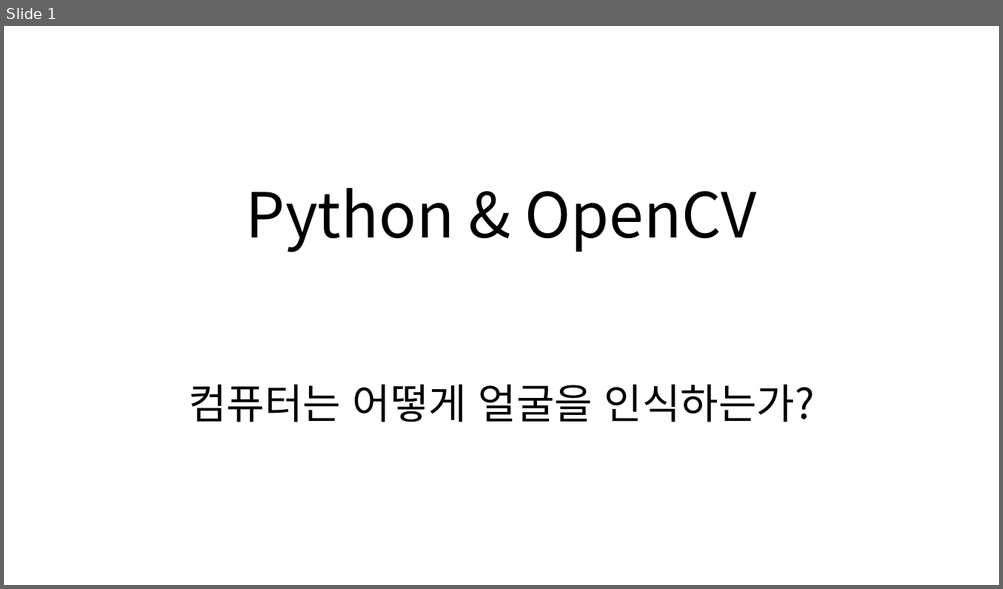
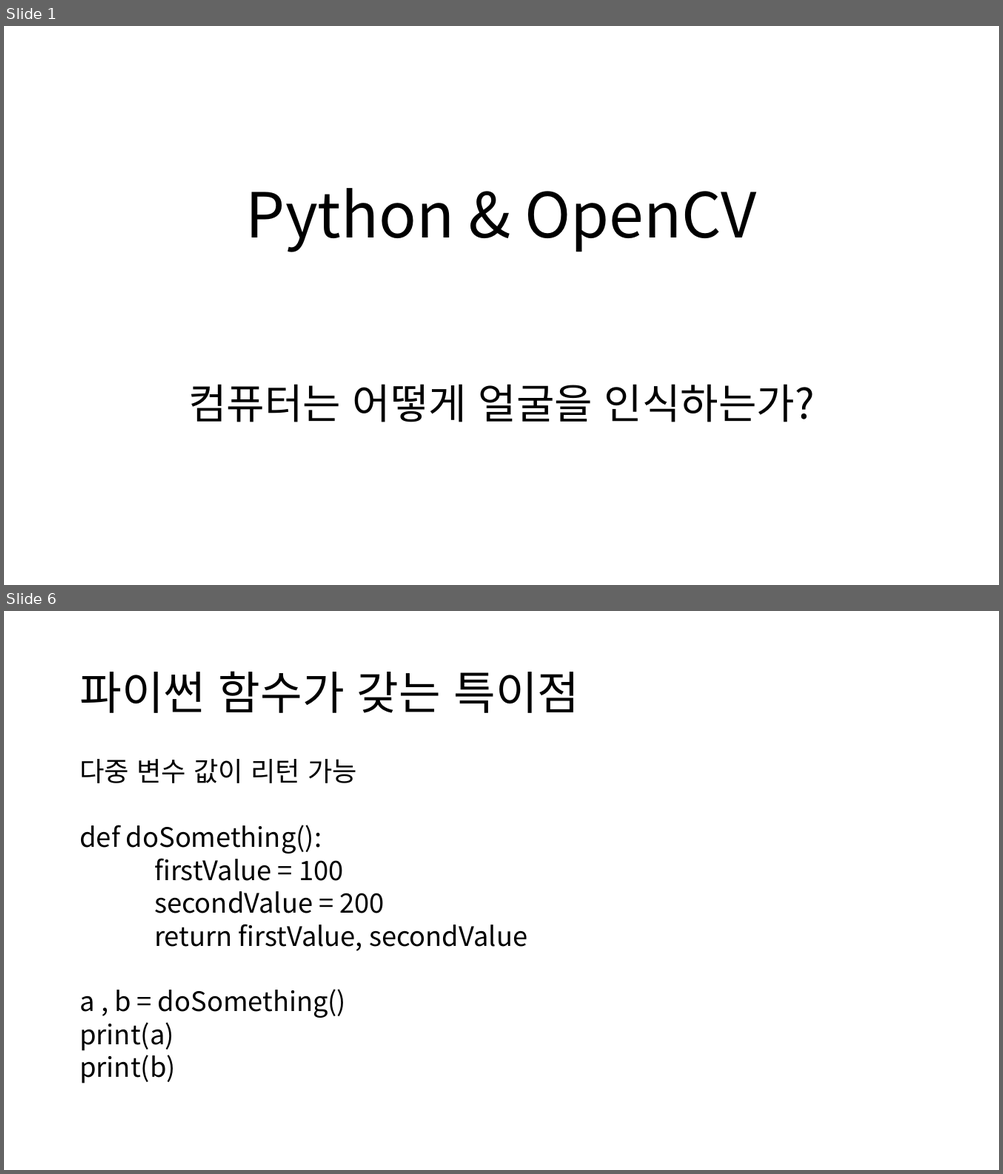
Before and after one commit to SeongYil/ym, a slide deck: 3주차/3주차.pptx. Shown one above the other, each under a label of ours: slide 1 before the commit, slides 1 and 6 after it; the slides between them are not shown. The pictures are 1003x589 and 1003x1174 pixels, drawn with LibreOffice and Linux fonts; fonts in the diff are those of the drawing. Boxes give left, top, right and bottom in pixels: in the first picture for what was removed or moved away, otherwise in the second. Text is boxed around its words. In the diff, an @@ line names an element or a change of style, - is before the commit and + after.

```diff
--- a/3주차/3주차.pptx
+++ b/3주차/3주차.pptx
@@ slide 6 added at bbox=[4, 611, 999, 1170], background #FFFFFF @@
@@ title added at bbox=[79, 671, 580, 713], 44 pt, text #000000 @@
+파이썬 함수가 갖는 특이점
@@ text added at bbox=[79, 759, 527, 1084], 25.9 pt, text #000000 @@
+다중 변수 값이 리턴 가능
+def doSomething():
+firstValue = 100
+secondValue = 200
+return firstValue, secondValue
+a , b = doSomething()
+print(a)
+print(b)
```
Also in this commit, not shown: 6 other slides added, 7 other files.
